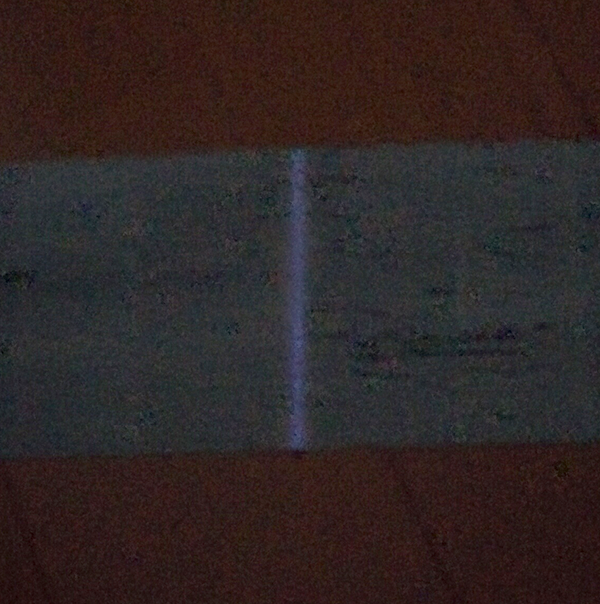
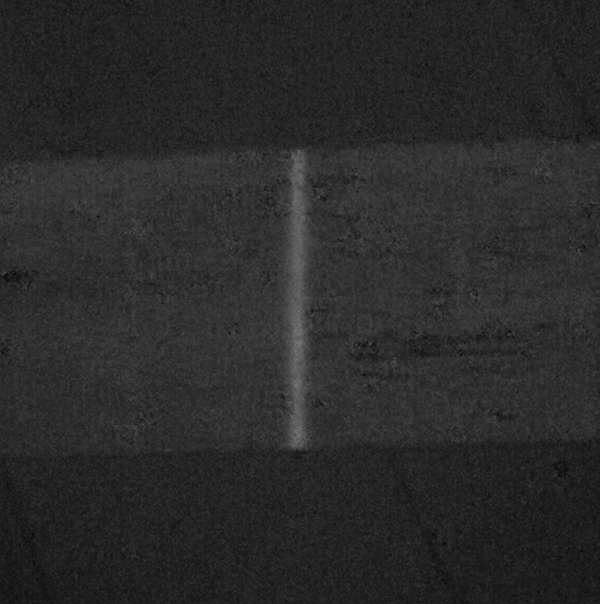
Before/after of a 600×604 layered artwork. What changed in the layer stack:
added layer "背景" over [0, 0, 600, 604]
